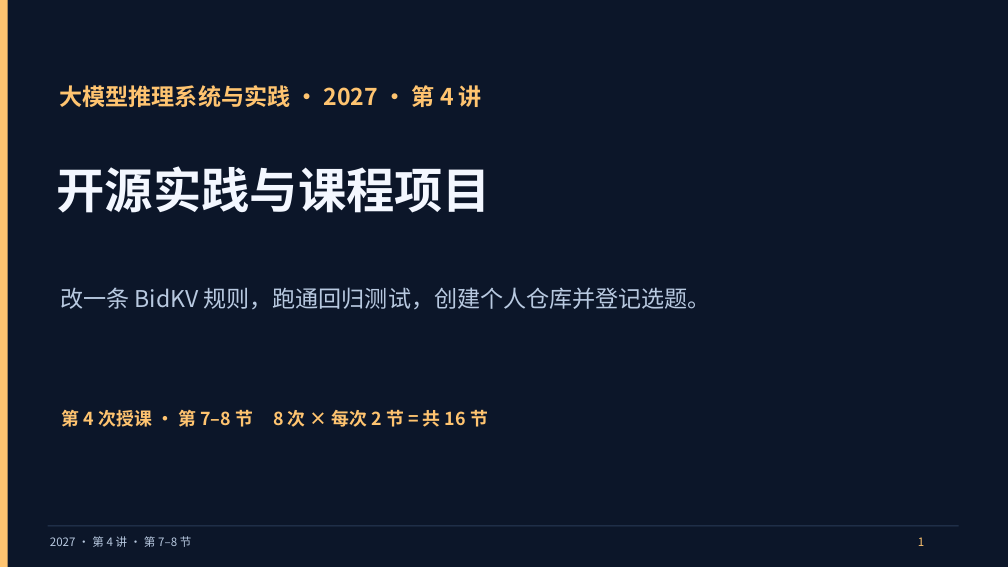
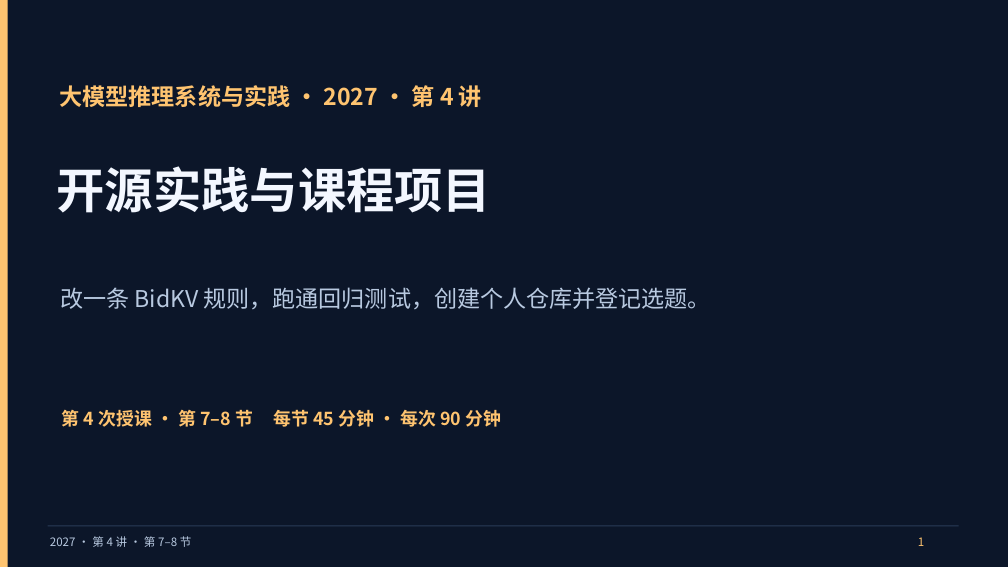
Before and after one commit to vLLM-HUST/intro-to-llm-inference-engines, a slide deck: slide 1 of build/slides/2027/lectures-8-pptx/第04讲_开源实践与课程项目.pptx. Drawn at 1008x567 pixels with LibreOffice and Linux fonts; fonts in the diff are those of the drawing. Boxes give left, top, right and bottom in pixels: in the first picture for what was removed or moved away, otherwise in the second. Text is boxed around its words. In the diff, an @@ line names an element or a change of style, - is before the commit and + after.

```diff
--- a/build/slides/2027/lectures-8-pptx/第04讲_开源实践与课程项目.pptx
+++ b/build/slides/2027/lectures-8-pptx/第04讲_开源实践与课程项目.pptx
@@ text at [62,410,501,427]: text changed @@
-第 4 次授课 · 第 7–8 节 8 次 × 每次 2 节 = 共 16 节
+第 4 次授课 · 第 7–8 节 每节 45 分钟 · 每次 90 分钟
```
Also in this commit, not shown: 9 other slides changed, 8 slides added, 18 other files.
